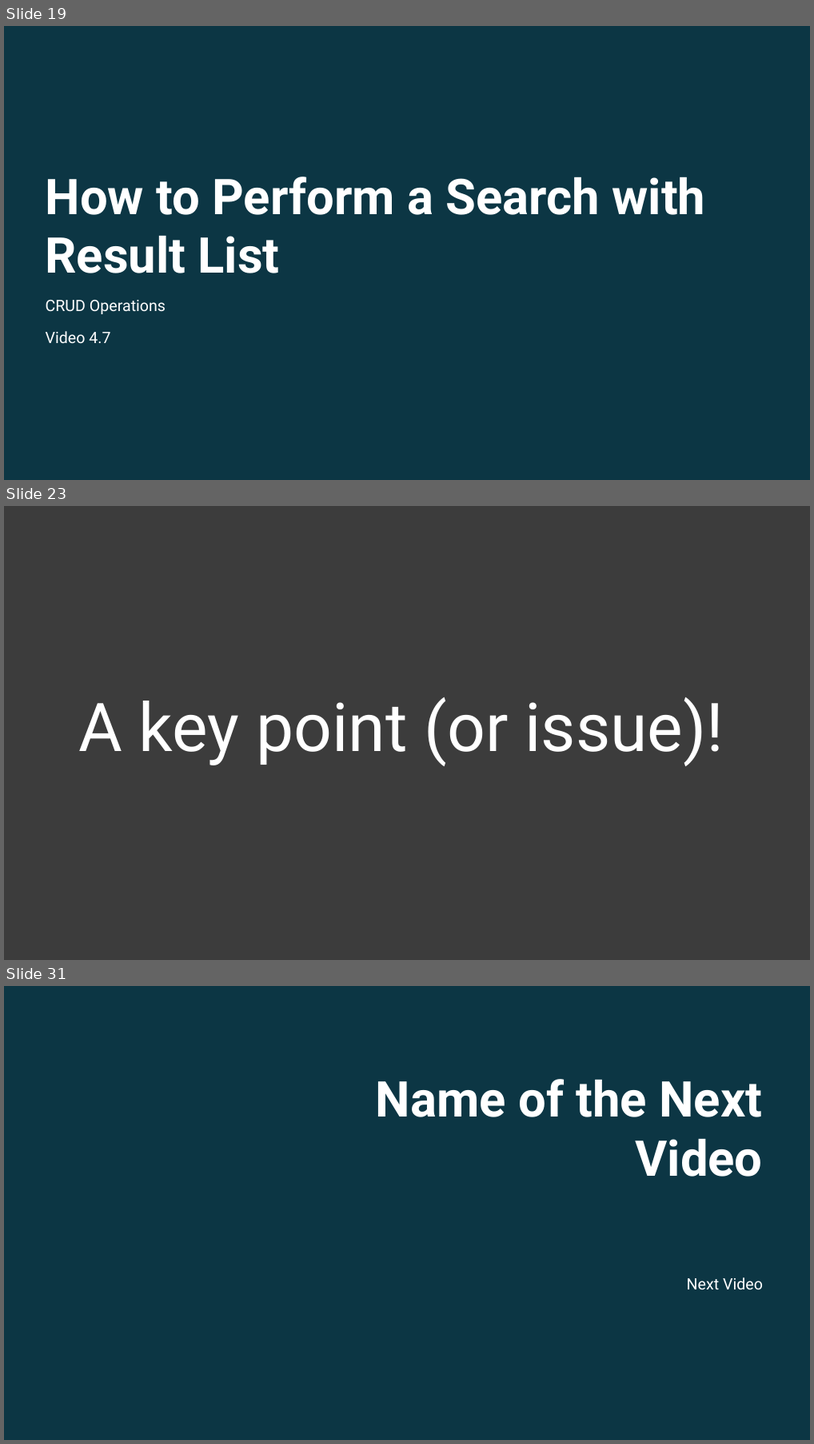
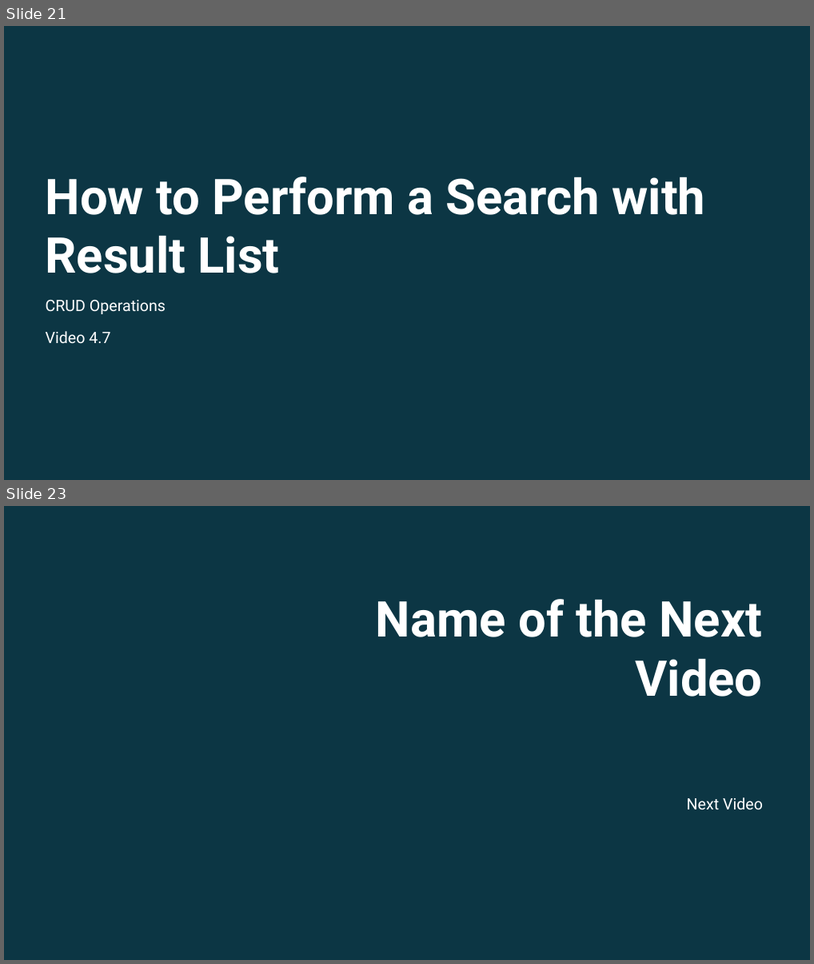
Before and after one commit to ec-council-learning/Entity-Fundamentals-Using-.NET-6, a slide deck: Sections/Section 4/Entity Fundamentals Using .NET 6_Section 4.pptx. Shown one above the other, each under a label of ours: slides 19, 23 and 31 before the commit, slides 21 and 23 after it; the slides between them are not shown. The pictures are 814x1444 and 814x964 pixels, drawn with LibreOffice and Linux fonts; fonts in the diff are those of the drawing; background and template pictures are left out; a plain dark background stands for a picture behind light text. Boxes give left, top, right and bottom in pixels: in the first picture for what was removed or moved away, otherwise in the second. Text is boxed around its words. In the diff, an @@ line names an element or a change of style, - is before the commit and + after.

```diff
--- a/Sections/Section 4/Entity Fundamentals Using .NET 6_Section 4.pptx
+++ b/Sections/Section 4/Entity Fundamentals Using .NET 6_Section 4.pptx
@@ slide 23 removed at (x1=4, y1=506, x2=810, y2=960), background #3C3C3C @@
@@ title removed at (x1=78, y1=697, x2=724, y2=766) @@
-A key point (or issue)!
@@ what was slide 19 is now slide 21 @@
@@ what was slide 31 is now slide 23 @@
```
Also in this commit, not shown: 1 slide changed, 3 slides added, 10 other slides removed, 17 other files.
